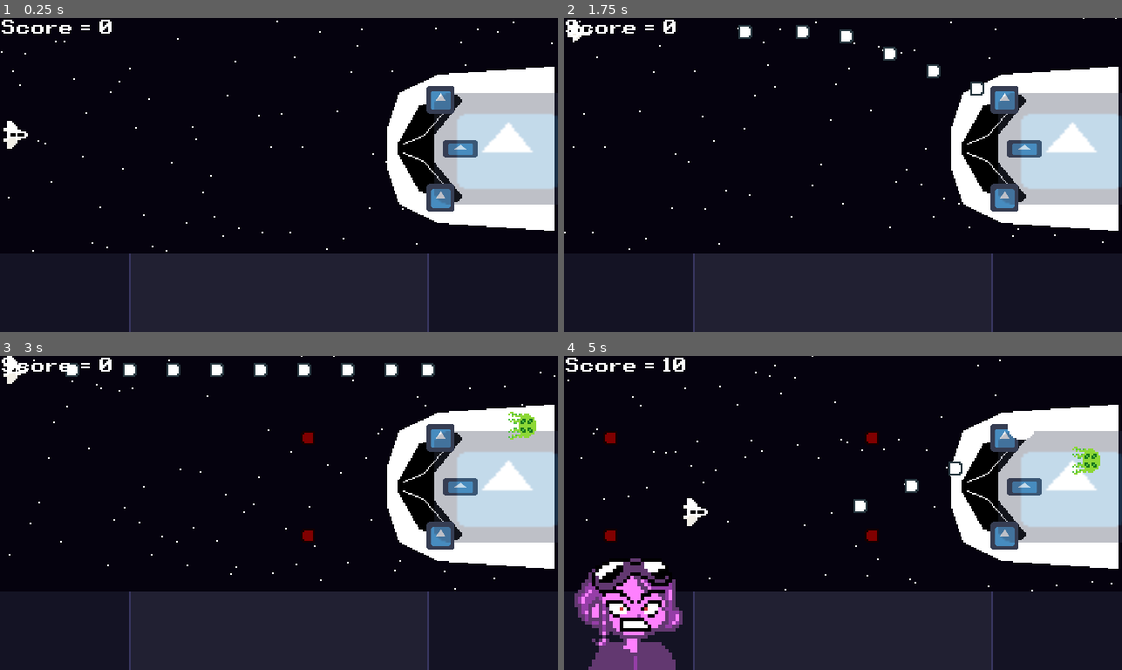
Above: before the commit, frames 1-4 (two rows, left to right).
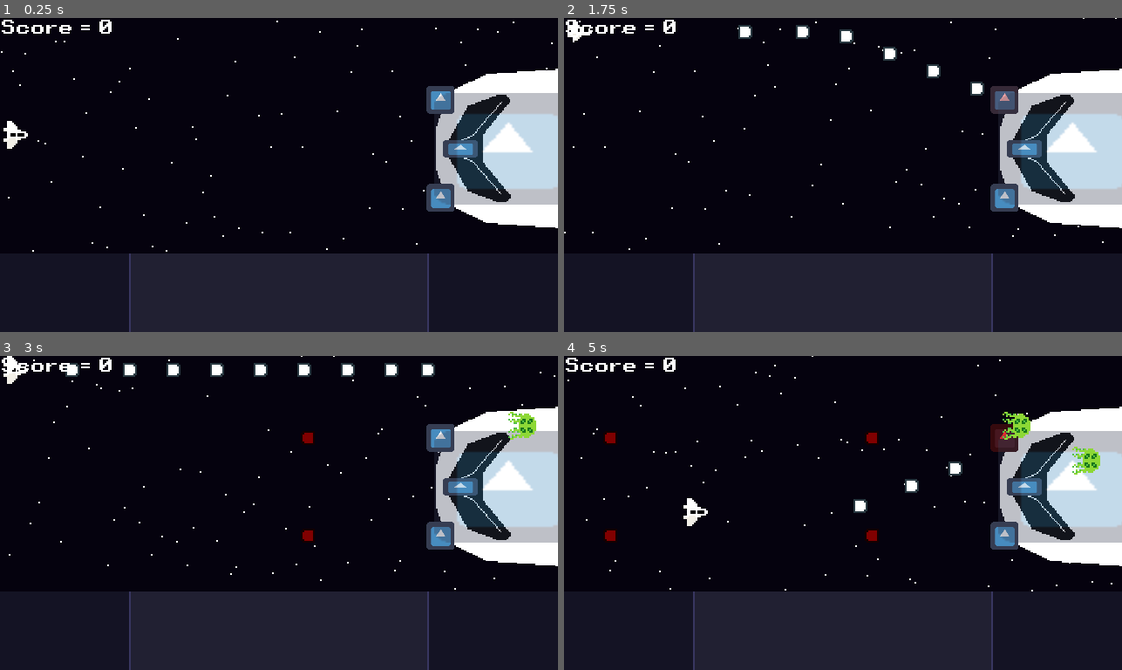
Above: after the commit, the same moments.

Repository: MrPiedPiper/LD48
Game: Godot game, scene res://Main/Main.tscn
Same seed, same stepped clock (60 frames per second), same inputs: the game is played once before the commit and once after it. The engine's default icon, where the game draws it, is replaced by a stand-in: a white triangle on a blue panel in a dark square.
Inputs:
- Up to frame 1 (0.25 s): no input
- Up to frame 2 (1.75 s): hold , (input_a) 0.53-1.28 s; hold W (input_up) from 0.53 s (still down); tap , (input_a) at 1.35 s
- Up to frame 3 (3 s): release W (input_up) at 2.03 s; hold , (input_a) 2.03-2.78 s; hold A (input_left) from 2.03 s (still down); tap , (input_a) at 2.85 s
- Up to frame 4 (5 s): release A (input_left) at 3.53 s; hold S (input_down) 3.53-4.28 s; hold , (input_a) 3.53-4.28 s; hold D (input_right) from 4.28 s (still down); tap , (input_a) at 4.35 s

The runs differ from the first frame. In frame 1, 4.7% of the frame differs, in the area x 69-100%, y 15-68%; in frame 2, 5.0%; in frame 3, 4.7%; in frame 4, 9.9%, in the area x 1-100%, y 0-100%.

Commit message:
Add boss animations for hits and basic destruction animation

Diff:
--- a/Bosses/BaseBoss/BaseBoss.gd
+++ b/Bosses/BaseBoss/BaseBoss.gd
@@ -4,21 +4,25 @@
 var _is_waiting = true
 
 onready var weak_spot = $WeakSpot
+onready var weak_spot_hurt_animation_player = $WeakSpot/WeakSpotHurtAnimationPlayer
 var weak_spot_health = 10
 
 onready var weapon1 = $Weapon1Area/Weapon1
 onready var weapon1_timer = $Weapon1Timer
 onready var weapon1_area = $Weapon1Area
 onready var weapon1_offset_timer = $Weapon1OffsetTimer
+onready var weapon1_hurt_animation_player = $Weapon1Area/Weapon1HurtAnimationPlayer
 var weapon1_health = 10
 
 onready var weapon2 = $Weapon2Area/Weapon2
 onready var weapon2_timer = $Weapon2Timer
 onready var weapon2_area = $Weapon2Area
 onready var weapon2_offset_timer = $Weapon2OffsetTimer
+onready var weapon2_hurt_animation_player = $Weapon2Area/Weapon2HurtAnimationPlayer
 var weapon2_health = 10
 
 onready var barrier_area = $BarrierArea
+onready var barrier_hurt_animation_player = $BarrierArea/BarrierHurtAnimationPlayer
 
 func disable_barrier_if_weaponless():
 	if get_weapon1_health() <= 0 and get_weapon2_health() <= 0:
@@ -122,12 +126,15 @@
 
 func _on_Weapon1Area_area_entered(area):
 	if area.is_in_group("PlayerBullet"):
+		weapon1_hurt_animation_player.play("HurtFlash")
 		set_weapon1_health(get_weapon1_health()-1)
 
 func _on_Weapon2Area_area_entered(area):
 	if area.is_in_group("PlayerBullet"):
+		weapon2_hurt_animation_player.play("HurtFlash")
 		set_weapon2_health(get_weapon2_health()-1)
 
 func _on_WeakSpot_area_entered(area):
 	if area.is_in_group("PlayerBullet"):
+		weak_spot_hurt_animation_player.play("HurtFlash")
 		set_weak_spot_health(get_weak_spot_health()-1)
--- a/Bosses/BaseBoss/BaseBoss.tscn
+++ b/Bosses/BaseBoss/BaseBoss.tscn
@@ -1,14 +1,66 @@
-[gd_scene load_steps=6 format=2]
+[gd_scene load_steps=10 format=2]
 
 [ext_resource path="res://Bosses/BaseBoss/BaseBoss.gd" type="Script" id=1]
 [ext_resource path="res://icon.png" type="Texture" id=2]
 [ext_resource path="res://Weapons/BasicWeapon/BasicWeapon.tscn" type="PackedScene" id=3]
 
+[sub_resource type="Animation" id=3]
+resource_name = "HurtFlash"
+length = 0.1
+tracks/0/type = "value"
+tracks/0/path = NodePath("Sprite:modulate")
+tracks/0/interp = 1
+tracks/0/loop_wrap = true
+tracks/0/imported = false
+tracks/0/enabled = true
+tracks/0/keys = {
+"times": PoolRealArray( 0, 0.1 ),
+"transitions": PoolRealArray( 1, 1 ),
+"update": 0,
+"values": [ Color( 1, 0, 0, 1 ), Color( 1, 1, 1, 1 ) ]
+}
+
 [sub_resource type="RectangleShape2D" id=1]
 extents = Vector2( 8, 8 )
 
+[sub_resource type="Animation" id=6]
+resource_name = "HurtFlash"
+length = 0.1
+tracks/0/type = "value"
+tracks/0/path = NodePath("Weapon1Sprite:modulate")
+tracks/0/interp = 1
+tracks/0/loop_wrap = true
+tracks/0/imported = false
+tracks/0/enabled = true
+tracks/0/keys = {
+"times": PoolRealArray( 0, 0.1 ),
+"transitions": PoolRealArray( 1, 1 ),
+"update": 0,
+"values": [ Color( 1, 0, 0, 1 ), Color( 1, 1, 1, 1 ) ]
+}
+
+[sub_resource type="Animation" id=4]
+resource_name = "HurtFlash"
+length = 0.1
+tracks/0/type = "value"
+tracks/0/path = NodePath("Weapon2Sprite:modulate")
+tracks/0/interp = 1
+tracks/0/loop_wrap = true
+tracks/0/imported = false
+tracks/0/enabled = true
+tracks/0/keys = {
+"times": PoolRealArray( 0, 0.1 ),
+"transitions": PoolRealArray( 1, 1 ),
+"update": 0,
+"values": [ Color( 1, 0, 0, 1 ), Color( 1, 1, 1, 1 ) ]
+}
+
 [sub_resource type="CapsuleShape2D" id=2]
 radius = 32.0
+
+[sub_resource type="Animation" id=5]
+resource_name = "HurtFlash"
+length = 0.1
 
 [node name="BaseBoss" type="Node2D"]
 script = ExtResource( 1 )
@@ -27,6 +79,9 @@
 position = Vector2( 9.53674e-07, -9.53674e-07 )
 scale = Vector2( 0.3125, 0.15625 )
 texture = ExtResource( 2 )
+
+[node name="WeakSpotHurtAnimationPlayer" type="AnimationPlayer" parent="WeakSpot"]
+anims/HurtFlash = SubResource( 3 )
 
 [node name="Weapon1Timer" type="Timer" parent="."]
 
@@ -47,6 +102,11 @@
 [node name="CollisionShape2D" type="CollisionShape2D" parent="Weapon1Area"]
 shape = SubResource( 1 )
 
+[node name="Weapon1AnimationPlayer" type="AnimationPlayer" parent="Weapon1Area"]
+
+[node name="Weapon1HurtAnimationPlayer" type="AnimationPlayer" parent="Weapon1Area"]
+anims/HurtFlash = SubResource( 6 )
+
 [node name="Weapon2Area" type="Area2D" parent="." groups=[
 "Enemy",
 ]]
@@ -62,6 +122,11 @@
 [node name="CollisionShape2D" type="CollisionShape2D" parent="Weapon2Area"]
 shape = SubResource( 1 )
 
+[node name="Weapon2AnimationPlayer" type="AnimationPlayer" parent="Weapon2Area"]
+
+[node name="Weapon2HurtAnimationPlayer" type="AnimationPlayer" parent="Weapon2Area"]
+anims/HurtFlash = SubResource( 4 )
+
 [node name="BarrierArea" type="Area2D" parent="." groups=[
 "Enemy",
 ]]
@@ -71,6 +136,24 @@
 rotation = 1.5708
 shape = SubResource( 2 )
 
+[node name="BarrierHurtAnimationPlayer" type="AnimationPlayer" parent="BarrierArea"]
+anims/HurtFlash = SubResource( 5 )
+
+[node name="CPUParticles2D" type="CPUParticles2D" parent="."]
+position = Vector2( 11.9693, 0 )
+emitting = false
+local_coords = false
+emission_shape = 1
+emission_sphere_radius = 40.0
+gravity = Vector2( 0, 0 )
+scale_amount = 3.0
+scale_amount_random = 1.0
+color = Color( 1, 0.305882, 0, 1 )
+hue_variation = 0.15
+hue_variation_random = 1.0
+
+[node name="AnimationPlayer" type="AnimationPlayer" parent="."]
+
 [connection signal="area_entered" from="WeakSpot" to="." method="_on_WeakSpot_area_entered"]
 [connection signal="area_entered" from="Weapon1Area" to="." method="_on_Weapon1Area_area_entered"]
 [connection signal="area_entered" from="Weapon2Area" to="." method="_on_Weapon2Area_area_entered"]
--- a/Bosses/Boss1/Boss1.gd
+++ b/Bosses/Boss1/Boss1.gd
@@ -22,4 +22,9 @@
 
 func ship_destroyed():
 	.ship_destroyed()
-	print("DESTRUCTION")
+	$AnimationPlayer.play("Death")
+	$CPUParticles2D.emitting = true
+
+func _on_AnimationPlayer_animation_finished(anim_name):
+	if anim_name == "Death":
+		queue_free()
--- a/Bosses/Boss1/Boss1.tscn
+++ b/Bosses/Boss1/Boss1.tscn
@@ -1,23 +1,57 @@
-[gd_scene load_steps=8 format=2]
+[gd_scene load_steps=10 format=2]
 
 [ext_resource path="res://Bosses/BaseBoss/BaseBoss.tscn" type="PackedScene" id=1]
 [ext_resource path="res://Bosses/Boss1/Boss1.gd" type="Script" id=2]
 [ext_resource path="res://icon.png" type="Texture" id=3]
 [ext_resource path="res://sprites/enemy_ship.png" type="Texture" id=4]
 
-[sub_resource type="RectangleShape2D" id=1]
-extents = Vector2( 10, 5 )
+[sub_resource type="CapsuleShape2D" id=7]
+radius = 14.0
+height = 32.0
 
 [sub_resource type="RectangleShape2D" id=2]
 extents = Vector2( 8, 8 )
 
 [sub_resource type="CapsuleShape2D" id=3]
-radius = 32.0
+radius = 46.735
+
+[sub_resource type="Animation" id=5]
+resource_name = "HurtFlash"
+length = 0.1
+tracks/0/type = "value"
+tracks/0/path = NodePath("Sprite:modulate")
+tracks/0/interp = 1
+tracks/0/loop_wrap = true
+tracks/0/imported = false
+tracks/0/enabled = true
+tracks/0/keys = {
+"times": PoolRealArray( 0, 0.1 ),
+"transitions": PoolRealArray( 1, 1 ),
+"update": 0,
+"values": [ Color( 1, 0, 0, 1 ), Color( 1, 1, 1, 1 ) ]
+}
+
+[sub_resource type="Animation" id=6]
+resource_name = "Death"
+length = 5.0
+tracks/0/type = "value"
+tracks/0/path = NodePath(".:modulate")
+tracks/0/interp = 1
+tracks/0/loop_wrap = true
+tracks/0/imported = false
+tracks/0/enabled = true
+tracks/0/keys = {
+"times": PoolRealArray( 0, 5 ),
+"transitions": PoolRealArray( 1, 1 ),
+"update": 0,
+"values": [ Color( 1, 1, 1, 1 ), Color( 1, 1, 1, 0 ) ]
+}
 
 [node name="Boss1" instance=ExtResource( 1 )]
 script = ExtResource( 2 )
 
 [node name="MainSprite" parent="." index="0"]
+position = Vector2( 28, 0 )
 scale = Vector2( 0.75, 0.75 )
 texture = ExtResource( 4 )
 
@@ -25,7 +59,8 @@
 position = Vector2( -6, 0 )
 
 [node name="CollisionShape2D" parent="WeakSpot" index="0"]
-shape = SubResource( 1 )
+position = Vector2( 15, 0 )
+shape = SubResource( 7 )
 
 [node name="Weapon1Timer" parent="." index="2"]
 wait_time = 2.0
@@ -49,6 +84,7 @@
 modulate = Color( 1, 1, 1, 0.32549 )
 
 [node name="CollisionShape2D" parent="BarrierArea" index="0"]
+position = Vector2( 36, 0 )
 shape = SubResource( 3 )
 
 [node name="Sprite" type="Sprite" parent="BarrierArea" index="1"]
@@ -56,5 +92,12 @@
 scale = Vector2( 1.3125, 1 )
 texture = ExtResource( 3 )
 
+[node name="BarrierHurtAnimationPlayer" parent="BarrierArea" index="2"]
+anims/HurtFlash = SubResource( 5 )
+
+[node name="AnimationPlayer" parent="." index="8"]
+anims/Death = SubResource( 6 )
+
 [connection signal="timeout" from="Weapon1Timer" to="." method="_on_Weapon1Timer_timeout"]
 [connection signal="timeout" from="Weapon2Timer" to="." method="_on_Weapon2Timer_timeout"]
+[connection signal="animation_finished" from="AnimationPlayer" to="." method="_on_AnimationPlayer_animation_finished"]
